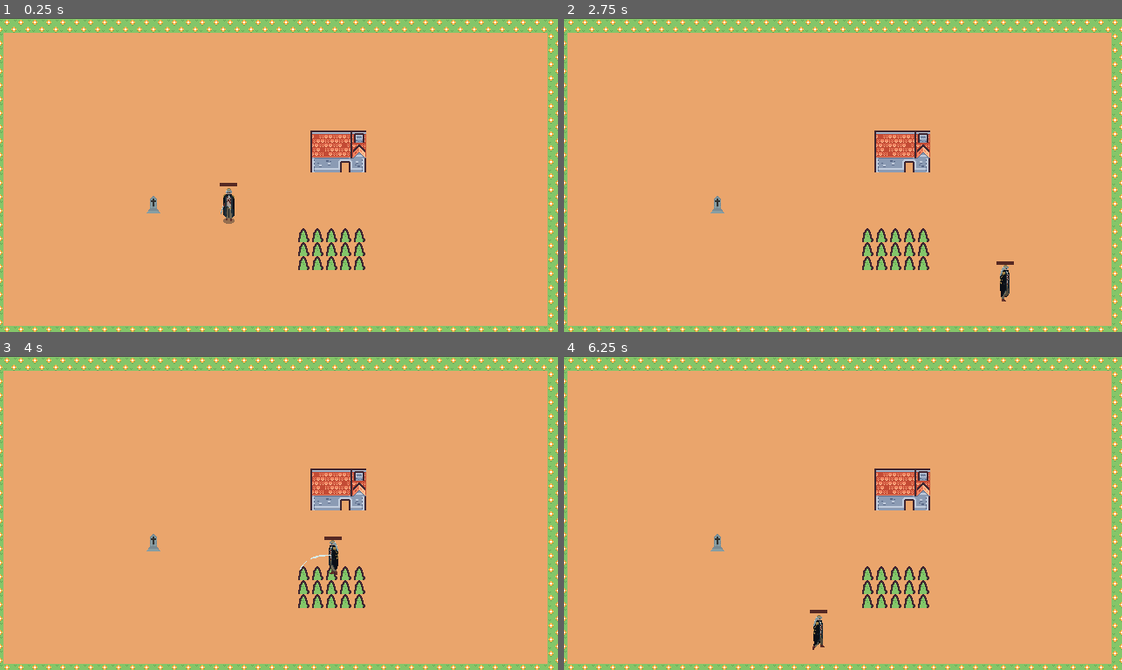
Above: before the commit, frames 1-4 (two rows, left to right).
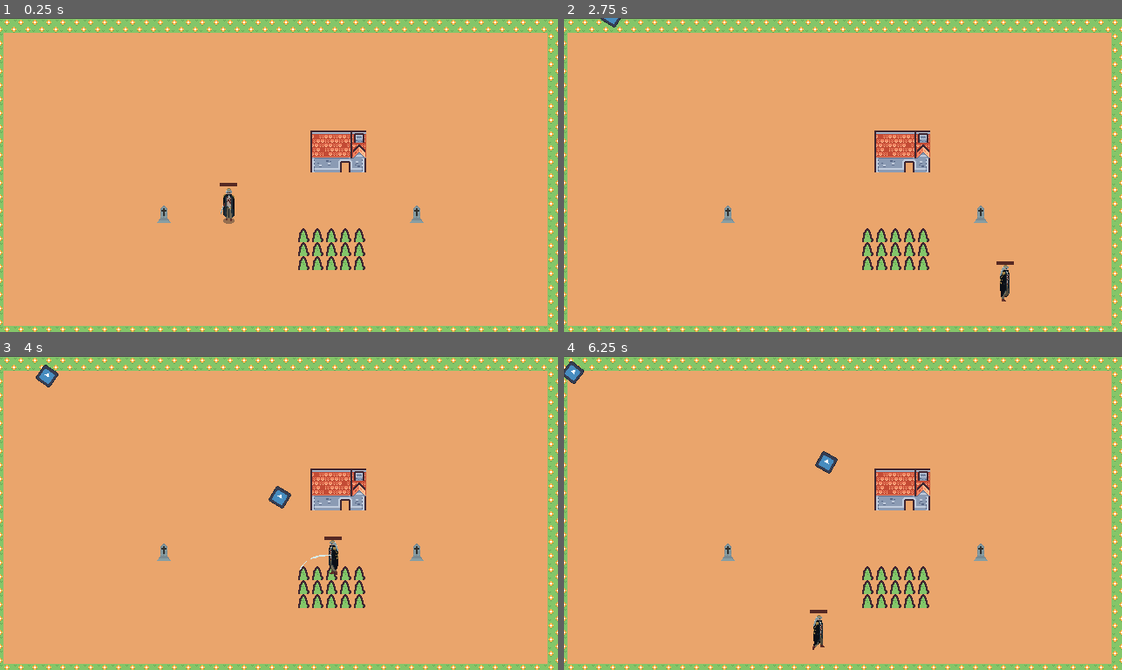
Above: after the commit, the same moments.

Repository: Cr1stal7/ProjectLoid
Game: Godot game, scene res://Scenes/world.test.tscn
The game is run twice, just before and just after one commit, with the same random seed, the same clock (stepped at 60 frames per second) and the same inputs. This scene is started directly instead of the project's main scene. The engine's default icon, where the game draws it, is replaced by a stand-in: a white triangle on a blue panel in a dark square.
Inputs (mouse positions are in pixels of both pictures, inside the frame that each line leads up to):
- Up to frame 1 (0.25 s): no input
- Up to frame 2 (2.75 s): tap Enter (ui_accept) at 0.5, 0.77, 1.52 s; move the mouse to (965, 159) at 0.52 s; hold D (right_walk) 0.53-1.28 s; click (965, 159) at 0.6 s; move the mouse to (731, 190) at 1.27 s; hold S (down_walk) 1.28-2.03 s; tap Shift (Sprint) at 1.35 s; move the mouse to (898, 105) at 2.02 s; hold D (right_walk) from 2.03 s (still down); tap Z (chat) at 2.1 s
- Up to frame 3 (4 s): move the mouse to (251, 575) at 2.77 s; release D (right_walk) at 2.78 s; hold W (up_walk) 2.78-3.53 s; tap R (rewind) at 2.85 s; tap Enter (ui_accept) at 3.02, 3.77 s; move the mouse to (446, 560) at 3.52 s; hold A (left_walk) from 3.53 s (still down); click (446, 560) at 3.6 s
- Up to frame 4 (6.25 s): move the mouse to (675, 465) at 4.27 s; tap Shift (Sprint) at 4.35 s; tap Enter (ui_accept) at 4.52, 6.02 s; move the mouse to (870, 513) at 5.02 s; release A (left_walk) at 5.03 s; hold S (down_walk) 5.03-5.78 s; tap Z (chat) at 5.1 s; move the mouse to (759, 434) at 5.77 s; hold D (right_walk) from 5.78 s (still down); tap R (rewind) at 5.85 s

The runs differ from the first frame. In frame 1, 0.2% of the frame differs, in the area x 26-76%, y 56-66%; in frame 2, 0.3%; in frame 3, 0.6%, in the area x 6-76%, y 2-66%; in frame 4, 0.6%.
Error before the commit: Invalid access to property or key 'last_location' on a base object of type 'null instance'. (res://deadzonetest.gd:19)

Commit message:
чекпоинт
надо если получиться сделать по кнопке

Diff:
--- a/lloid-the-game/Scenes/cheakpoint_mm.gd
+++ /dev/null
@@ -1,8 +0,0 @@
-extends Node
-
-var last_location
-var player
-
-func _ready() -> void:
-	player = get_parent().get_node("player")
-	last_location = player.global_position
--- /dev/null
+++ b/lloid-the-game/Scenes/lvlteast.gd
@@ -0,0 +1,6 @@
+extends Node2D
+
+func _load_level() -> void:
+	GlobalScript.checkpoint_pos = Vector2(-999, -999)
+	GlobalScript.previous_checkpoint_node = null
+	pass
--- a/lloid-the-game/Scenes/world.test.tscn
+++ b/lloid-the-game/Scenes/world.test.tscn
@@ -1,11 +1,53 @@
 [gd_scene format=4 uid="uid://cv1jv6eskiv5p"]
 
 [ext_resource type="Texture2D" uid="uid://dt3xktg18g3yg" path="res://Assets/Testallsprite/tilemap.png" id="1_3dcvn"]
+[ext_resource type="Script" uid="uid://y5xs4abm7rc5" path="res://Scenes/lvlteast.gd" id="1_8ruvg"]
 [ext_resource type="Texture2D" uid="uid://d0tggk7gjxisj" path="res://Assets/Testallsprite/tilemap_packed.png" id="2_qj1y1"]
 [ext_resource type="PackedScene" uid="uid://1dde44r37lu4" path="res://Scenes/main_hero.tscn" id="3_rb05y"]
-[ext_resource type="Script" uid="uid://b3sava42ww035" path="res://deadzonetest.gd" id="4_8ruvg"]
-[ext_resource type="Script" uid="uid://dk5td1p8hlvba" path="res://Scenes/cheakpoint_mm.gd" id="5_y0qxc"]
-[ext_resource type="PackedScene" uid="uid://c5exbyn8vxtal" path="res://checpoint.tscn" id="6_np5bd"]
+[ext_resource type="PackedScene" uid="uid://d3k5k8tjeoo4g" path="res://checkpoint.tscn" id="5_y0qxc"]
+[ext_resource type="Script" uid="uid://ckak47hspbhsp" path="res://Scripts/Dummy_hit.gd" id="6_rmvrd"]
+[ext_resource type="PackedScene" uid="uid://ccqxg2yxf1otp" path="res://Scenes/test_bullet.tscn" id="7_8cfuo"]
+[ext_resource type="Texture2D" uid="uid://cm8ls2d6m5p6l" path="res://Assets/Training Dummy Sprite Sheet.png" id="8_pfru8"]
+
+[sub_resource type="AtlasTexture" id="AtlasTexture_ytlpd"]
+atlas = ExtResource("8_pfru8")
+region = Rect2(0, 0, 32, 32)
+
+[sub_resource type="AtlasTexture" id="AtlasTexture_2v765"]
+atlas = ExtResource("8_pfru8")
+region = Rect2(32, 0, 32, 32)
+
+[sub_resource type="AtlasTexture" id="AtlasTexture_b8fb0"]
+atlas = ExtResource("8_pfru8")
+region = Rect2(64, 0, 32, 32)
+
+[sub_resource type="AtlasTexture" id="AtlasTexture_ma08v"]
+atlas = ExtResource("8_pfru8")
+region = Rect2(96, 0, 32, 32)
+
+[sub_resource type="SpriteFrames" id="SpriteFrames_83621"]
+animations = [{
+"frames": [{
+"duration": 1.0,
+"texture": SubResource("AtlasTexture_ytlpd")
+}, {
+"duration": 1.0,
+"texture": SubResource("AtlasTexture_2v765")
+}, {
+"duration": 1.0,
+"texture": SubResource("AtlasTexture_b8fb0")
+}, {
+"duration": 1.0,
+"texture": SubResource("AtlasTexture_ma08v")
+}],
+"loop": false,
+"name": &"hit_anim",
+"speed": 5.0
+}]
+
+[sub_resource type="CapsuleShape2D" id="CapsuleShape2D_37fjs"]
+
+[sub_resource type="CapsuleShape2D" id="CapsuleShape2D_a1vvc"]
 
 [sub_resource type="TileSetAtlasSource" id="TileSetAtlasSource_1yqac"]
 texture = ExtResource("1_3dcvn")
@@ -418,10 +460,38 @@
 [sub_resource type="TileSet" id="TileSet_3dcvn"]
 sources/2 = SubResource("TileSetAtlasSource_dajkl")
 
-[sub_resource type="RectangleShape2D" id="RectangleShape2D_np5bd"]
-size = Vector2(69, 42)
-
 [node name="world" type="Node2D" unique_id=1731569924]
+script = ExtResource("1_8ruvg")
+
+[node name="Dummy" type="CharacterBody2D" parent="." unique_id=1725527169]
+y_sort_enabled = true
+position = Vector2(-392, -231)
+collision_layer = 2
+script = ExtResource("6_rmvrd")
+bullet_scene = ExtResource("7_8cfuo")
+
+[node name="ShootPoint" type="Node2D" parent="Dummy" unique_id=127304454]
+position = Vector2(1, -7)
+
+[node name="ShootTimer" type="Timer" parent="Dummy" unique_id=1063304821]
+autostart = true
+
+[node name="AnimatedSprite2D" type="AnimatedSprite2D" parent="Dummy" unique_id=529864508]
+position = Vector2(0, -7)
+sprite_frames = SubResource("SpriteFrames_83621")
+animation = &"hit_anim"
+
+[node name="Hit_Area" type="Area2D" parent="Dummy" unique_id=900974070]
+position = Vector2(0, -6)
+collision_layer = 2
+
+[node name="hit_collision" type="CollisionShape2D" parent="Dummy/Hit_Area" unique_id=1137321617]
+position = Vector2(1, 0)
+shape = SubResource("CapsuleShape2D_37fjs")
+
+[node name="CollisionShape2D" type="CollisionShape2D" parent="Dummy" unique_id=1754579096]
+position = Vector2(0, -6)
+shape = SubResource("CapsuleShape2D_a1vvc")
 
 [node name="Camera2D" type="Camera2D" parent="." unique_id=1356532335]
 position = Vector2(204, 147)
@@ -437,17 +507,11 @@
 [node name="player" parent="." unique_id=798507717 instance=ExtResource("3_rb05y")]
 position = Vector2(146, 192)
 
-[node name="deadzonetest" type="Area2D" parent="." unique_id=554832010]
-script = ExtResource("4_8ruvg")
-
-[node name="CollisionShape2D" type="CollisionShape2D" parent="deadzonetest" unique_id=1725119439]
-position = Vector2(265, 233)
-shape = SubResource("RectangleShape2D_np5bd")
-
-[node name="CheakpointMM" type="Node" parent="." unique_id=854852613]
-script = ExtResource("5_y0qxc")
-
-[node name="checpoint" parent="CheakpointMM" unique_id=1169762591 instance=ExtResource("6_np5bd")]
-position = Vector2(60, 175)
-
-[connection signal="body_entered" from="deadzonetest" to="deadzonetest" method="_on_body_entered"]
+[node name="checkpoint" parent="." unique_id=1385828003 instance=ExtResource("5_y0qxc")]
+position = Vector2(72, 186)
+
+[node name="checkpoint2" parent="." unique_id=309342189 instance=ExtResource("5_y0qxc")]
+position = Vector2(362, 186)
+
+[connection signal="timeout" from="Dummy/ShootTimer" to="Dummy" method="_on_shoot_timer_timeout"]
+[connection signal="area_entered" from="Dummy/Hit_Area" to="Dummy" method="_on_hit_area_area_entered"]
--- a/lloid-the-game/Scripts/BattleLogik.gd
+++ b/lloid-the-game/Scripts/BattleLogik.gd
@@ -29,6 +29,7 @@
 var is_rewinding := false
 func _ready() -> void:
 	Atc_anim.play("idle")
+
 func _physics_process(_delta):
 	update_look_from_movement()
 	var dir = Vector2(
@@ -193,8 +194,10 @@
 	if area.is_in_group("bullet"):
 		Hero_Hp.value-=10
 	if Hero_Hp.value==0 or Hero_Hp.value<0:
-		queue_free()
-
+
+		if GlobalScript.checkpoint_pos != Vector2(-999, -999):
+			global_position = GlobalScript.checkpoint_pos
+		Hero_Hp.value = 100
 
 func _on_attack_cooldown_timeout() -> void:
 	is_attacking = false
--- /dev/null
+++ b/lloid-the-game/checkpoint.gd
@@ -0,0 +1,18 @@
+extends Sprite2D
+
+func _ready() -> void:
+	_update_sprite()
+
+func _on_area_2d_body_entered(body: Node2D) -> void:
+	if body .is_in_group("player"):
+		GlobalScript.checkpoint_pos = $Marker2D.global_position
+		if GlobalScript.previous_checkpoint_node:
+			GlobalScript.previous_checkpoint_node._update_sprite()
+		GlobalScript.previous_checkpoint_node = self
+		_update_sprite()
+
+func _update_sprite() -> void:
+	if $Marker2D.global_position == GlobalScript.checkpoint_pos:
+		frame = 1
+	else:
+		frame = 0
--- /dev/null
+++ b/lloid-the-game/checkpoint.tscn
@@ -0,0 +1,23 @@
+[gd_scene format=3 uid="uid://d3k5k8tjeoo4g"]
+
+[ext_resource type="Texture2D" uid="uid://bjtgasx0itr03" path="res://Assets/Testallsprite/point3.png" id="1_r6hke"]
+[ext_resource type="Script" uid="uid://w3j23s1rqct" path="res://checkpoint.gd" id="2_tnhlw"]
+
+[sub_resource type="RectangleShape2D" id="RectangleShape2D_s20m7"]
+size = Vector2(46, 28)
+
+[node name="checkpoint" type="Sprite2D" unique_id=1385828003]
+texture_filter = 1
+texture = ExtResource("1_r6hke")
+hframes = 2
+script = ExtResource("2_tnhlw")
+
+[node name="Area2D" type="Area2D" parent="." unique_id=1790767104]
+
+[node name="CollisionShape2D" type="CollisionShape2D" parent="Area2D" unique_id=215757245]
+position = Vector2(0, 3)
+shape = SubResource("RectangleShape2D_s20m7")
+
+[node name="Marker2D" type="Marker2D" parent="." unique_id=1408010]
+
+[connection signal="body_entered" from="Area2D" to="." method="_on_area_2d_body_entered"]
--- a/lloid-the-game/checpoint.gd
+++ /dev/null
@@ -1,16 +0,0 @@
-extends Area2D
-
-var checkpoint_manager
-
-# Called when the node enters the scene tree for the first time.
-func _ready() -> void:
-	checkpoint_manager = get_parent().get_node("CheckpointMM")
-
-# Called every frame. 'delta' is the elapsed time since the previous frame.
-func _process(delta: float) -> void:
-	pass
-
-
-func _on_body_entered(body: Node2D) -> void:
-	if body.is_in_group("player"):
-		checkpoint_manager.last_location = $respaun.global_position
--- a/lloid-the-game/checpoint.tscn
+++ /dev/null
@@ -1,98 +0,0 @@
-[gd_scene format=3 uid="uid://c5exbyn8vxtal"]
-
-[ext_resource type="Texture2D" uid="uid://n8k3vbx1mg5q" path="res://Assets/Testallsprite/cheakpointtest.png" id="1_5fxpr"]
-[ext_resource type="Script" uid="uid://b3e3v663qnhk2" path="res://checpoint.gd" id="1_f4ay4"]
-
-[sub_resource type="RectangleShape2D" id="RectangleShape2D_f4ay4"]
-size = Vector2(17.5, 22)
-
-[sub_resource type="AtlasTexture" id="AtlasTexture_km3jv"]
-atlas = ExtResource("1_5fxpr")
-region = Rect2(0, 0, 16, 32)
-
-[sub_resource type="AtlasTexture" id="AtlasTexture_napxu"]
-atlas = ExtResource("1_5fxpr")
-region = Rect2(16, 0, 16, 32)
-
-[sub_resource type="AtlasTexture" id="AtlasTexture_yx7ow"]
-atlas = ExtResource("1_5fxpr")
-region = Rect2(32, 0, 16, 32)
-
-[sub_resource type="AtlasTexture" id="AtlasTexture_kt1yy"]
-atlas = ExtResource("1_5fxpr")
-region = Rect2(48, 0, 16, 32)
-
-[sub_resource type="AtlasTexture" id="AtlasTexture_cowcr"]
-atlas = ExtResource("1_5fxpr")
-region = Rect2(64, 0, 16, 32)
-
-[sub_resource type="AtlasTexture" id="AtlasTexture_q3nuq"]
-atlas = ExtResource("1_5fxpr")
-region = Rect2(80, 0, 16, 32)
-
-[sub_resource type="AtlasTexture" id="AtlasTexture_8xm5w"]
-atlas = ExtResource("1_5fxpr")
-region = Rect2(0, 0, 16, 32)
-
-[sub_resource type="AtlasTexture" id="AtlasTexture_roi1b"]
-atlas = ExtResource("1_5fxpr")
-region = Rect2(80, 0, 16, 32)
-
-[sub_resource type="SpriteFrames" id="SpriteFrames_buwra"]
-animations = [{
-"frames": [{
-"duration": 1.0,
-"texture": SubResource("AtlasTexture_km3jv")
-}, {
-"duration": 1.0,
-"texture": SubResource("AtlasTexture_napxu")
-}, {
-"duration": 1.0,
-"texture": SubResource("AtlasTexture_yx7ow")
-}, {
-"duration": 1.0,
-"texture": SubResource("AtlasTexture_kt1yy")
-}, {
-"duration": 1.0,
-"texture": SubResource("AtlasTexture_cowcr")
-}, {
-"duration": 1.0,
-"texture": SubResource("AtlasTexture_q3nuq")
-}],
-"loop": true,
-"name": &"enterpoint",
-"speed": 5.0
-}, {
-"frames": [{
-"duration": 1.0,
-"texture": SubResource("AtlasTexture_8xm5w")
-}],
-"loop": true,
-"name": &"nopoint",
-"speed": 5.0
-}, {
-"frames": [{
-"duration": 1.0,
-"texture": SubResource("AtlasTexture_roi1b")
-}],
-"loop": true,
-"name": &"yespoint",
-"speed": 5.0
-}]
-
-[node name="checpoint" type="Area2D" unique_id=1169762591]
-script = ExtResource("1_f4ay4")
-
-[node name="CollisionShape2D" type="CollisionShape2D" parent="." unique_id=874267262]
-position = Vector2(0, 6)
-shape = SubResource("RectangleShape2D_f4ay4")
-
-[node name="AnimatedSprite2D" type="AnimatedSprite2D" parent="." unique_id=684693124]
-sprite_frames = SubResource("SpriteFrames_buwra")
-animation = &"nopoint"
-frame_progress = 0.9610214
-
-[node name="respaun" type="Marker2D" parent="." unique_id=1278154486]
-position = Vector2(-11, 3)
-
-[connection signal="body_entered" from="." to="." method="_on_body_entered"]
--- a/lloid-the-game/deadzonetest.gd
+++ /dev/null
@@ -1,19 +0,0 @@
-extends Area2D
-
-var checkpoint_manager
-var player
-
-func _ready() -> void:
-	checkpoint_manager = get_parent().get_node("CheckpointMM")
-	player = get_node("player")
-
-# Called every frame. 'delta' is the elapsed time since the previous frame.
-func _process(delta: float) -> void:
-	pass
-
-func _on_body_entered(body: Node2D) -> void:
-	if body.is_in_group("player"):
-		killplaer()
-
-func killplaer():
-	player.position = checkpoint_manager.last_location
--- /dev/null
+++ b/lloid-the-game/global_script.gd
@@ -0,0 +1,4 @@
+extends Node
+
+var checkpoint_pos: Vector2 = Vector2 (-999, -999)
+var previous_checkpoint_node: Sprite2D = null
--- a/lloid-the-game/project.godot
+++ b/lloid-the-game/project.godot
@@ -18,6 +18,10 @@
 run/main_scene="uid://qw71itavpnmv"
 config/features=PackedStringArray("4.6", "Forward Plus")
 config/icon="res://icon.svg"
+
+[autoload]
+
+GlobalScript="*uid://6gu0iyew22i0"
 
 [display]
 
@@ -81,6 +85,16 @@
 "events": [Object(InputEventKey,"resource_local_to_scene":false,"resource_name":"","device":-1,"window_id":0,"alt_press …(192 unchanged characters)…
 ]
 }
+savepoint={
+"deadzone": 0.2,
+"events": [Object(InputEventKey,"resource_local_to_scene":false,"resource_name":"","device":-1,"window_id":0,"alt_pressed":false,"shift_pressed":false,"ctrl_pressed":false,"meta_pressed":false,"pressed":false,"keycode":0,"physical_keycode":90,"key_label":0,"unicode":122,"location":0,"echo":false,"script":null)
+]
+}
+checkpoint={
+"deadzone": 0.2,
+"events": [Object(InputEventKey,"resource_local_to_scene":false,"resource_name":"","device":-1,"window_id":0,"alt_pressed":false,"shift_pressed":false,"ctrl_pressed":false,"meta_pressed":false,"pressed":false,"keycode":0,"physical_keycode":88,"key_label":0,"unicode":120,"location":0,"echo":false,"script":null)
+]
+}
 
 [layer_names]
 
Binary file added: lloid-the-game/Assets/Testallsprite/point2png.png
Not shown, added: lloid-the-game/Assets/Testallsprite/point2png.png.import
Binary file added: lloid-the-game/Assets/Testallsprite/point3.png
Not shown, added: lloid-the-game/Assets/Testallsprite/point3.png.import
Not shown, removed: lloid-the-game/Scenes/cheakpoint_mm.gd.uid
Not shown, added: lloid-the-game/Scenes/lvlteast.gd.uid
Not shown, added: lloid-the-game/checkpoint.gd.uid
Not shown, removed: lloid-the-game/checpoint.gd.uid
Not shown, removed: lloid-the-game/deadzonetest.gd.uid
Not shown, added: lloid-the-game/global_script.gd.uid
